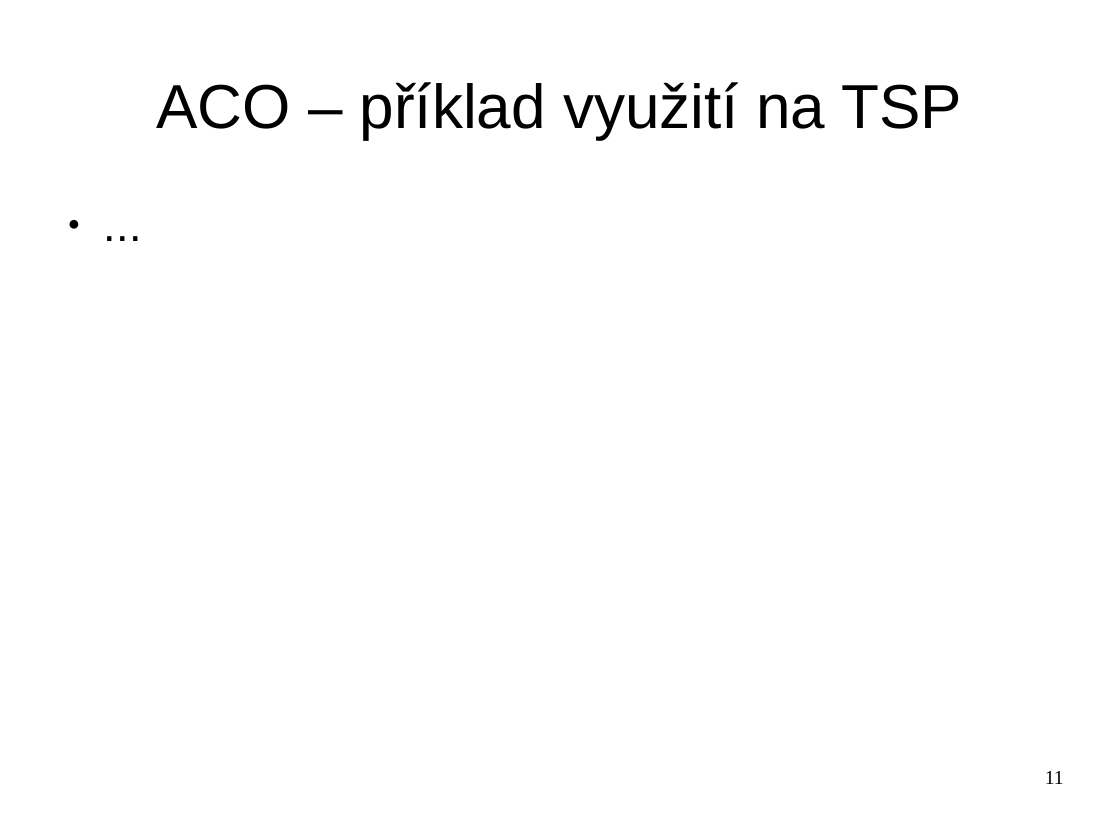
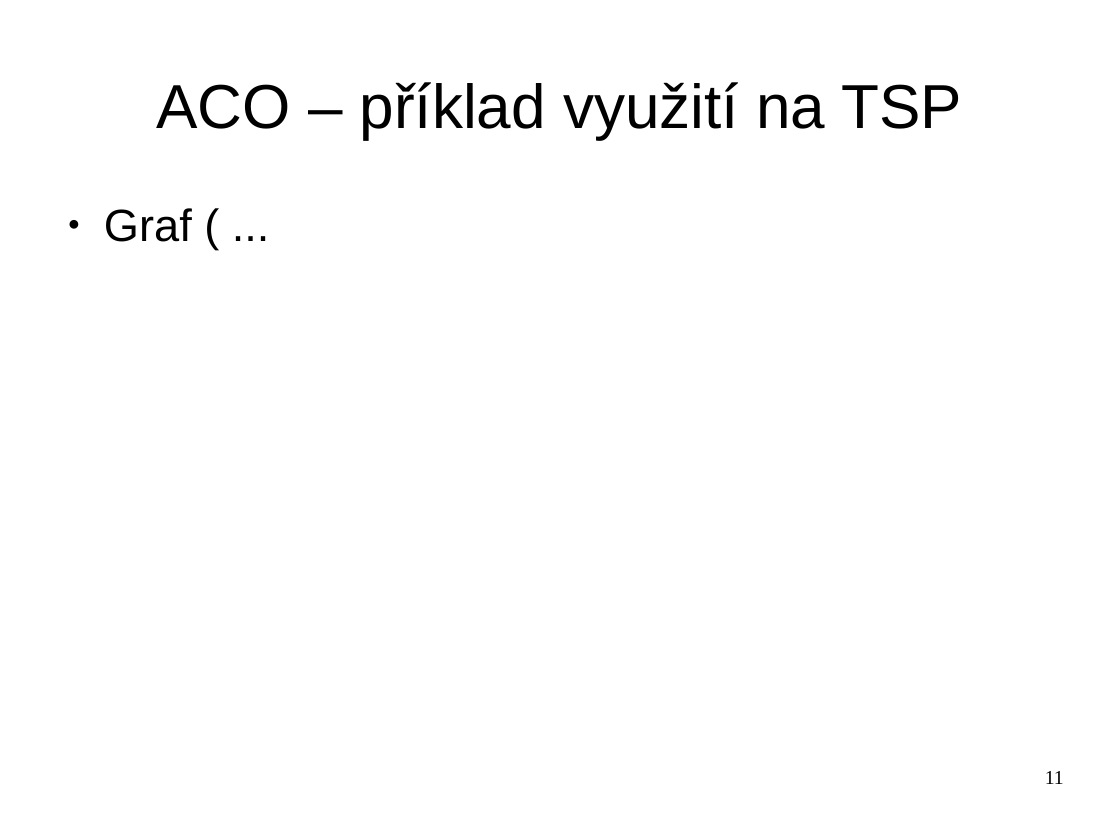
Before and after one commit to hellerstanislav/sin, a slide deck: slide 11 of presentation/swarm.odp. Drawn at 1120x840 pixels with LibreOffice and Linux fonts; fonts in the diff are those of the drawing. Boxes give left, top, right and bottom in pixels: in the first picture for what was removed or moved away, otherwise in the second. Text is boxed around its words. In the diff, an @@ line names an element or a change of style, - is before the commit and + after.

```diff
--- a/presentation/swarm.odp
+++ b/presentation/swarm.odp
@@ text at [104, 208, 192, 242]: text changed @@
-● ...
+● Graf ( ...
```
Also in this commit, not shown: 5 other slides changed, 5 other files.
